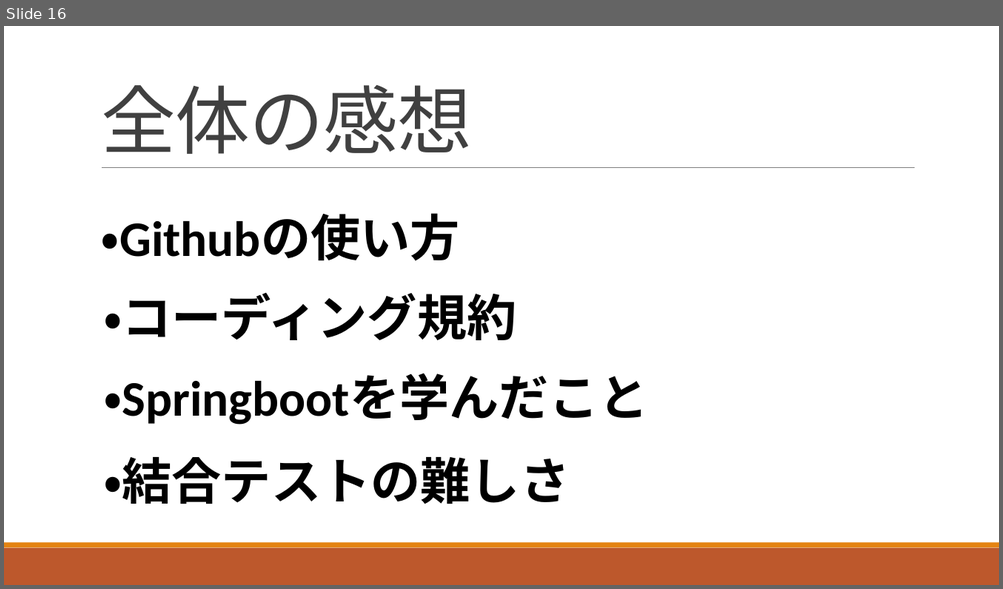
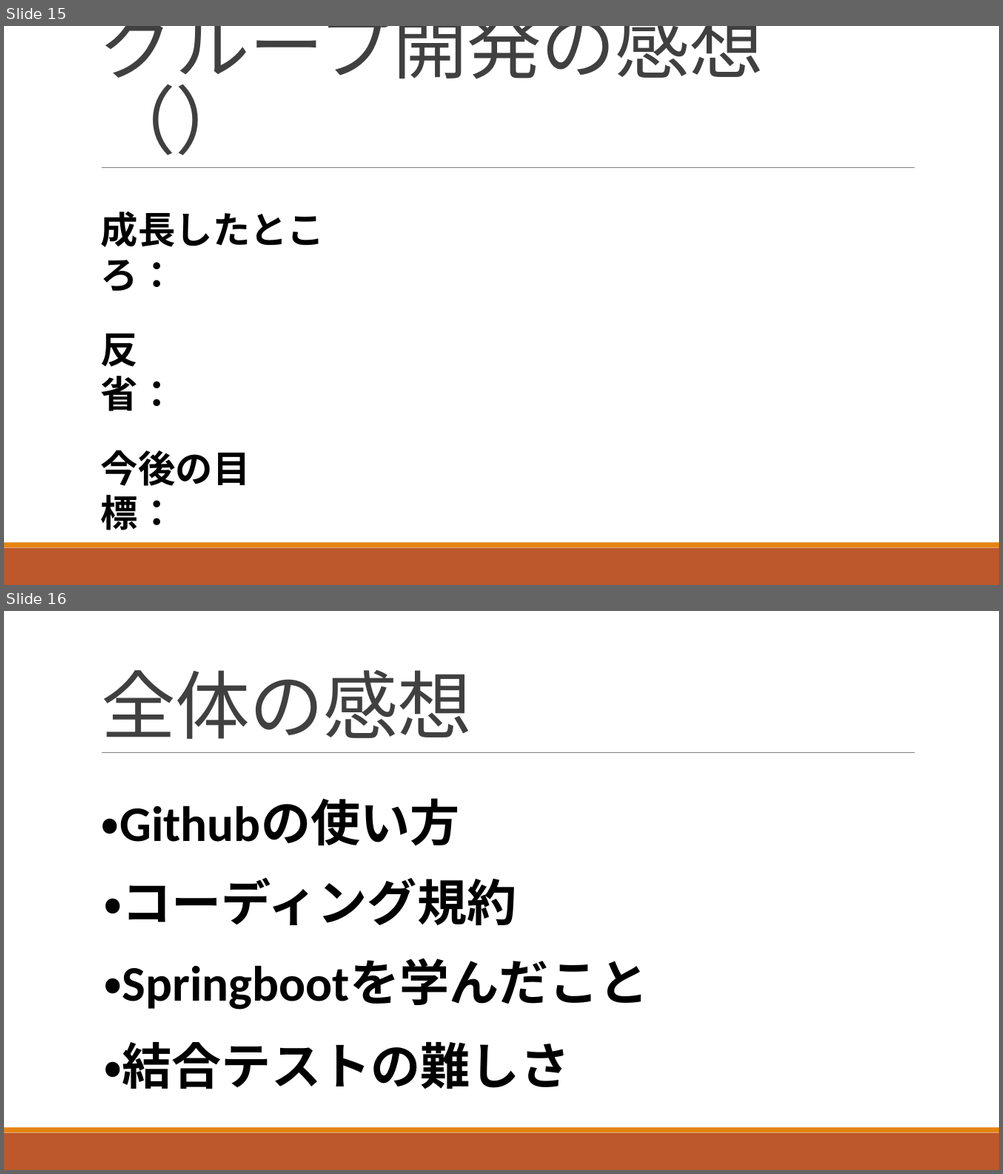
Before and after one commit to ShunjiYamamoto/groupA, a slide deck: 9.発表資料/グループ開発_Aグループ発表資料.pptx. Shown one above the other, each under a label of ours: slide 16 before the commit, slides 15 and 16 after it. The pictures are 1003x589 and 1003x1174 pixels, drawn with LibreOffice and Linux fonts; fonts in the diff are those of the drawing. Boxes give left, top, right and bottom in pixels: in the first picture for what was removed or moved away, otherwise in the second. Text is boxed around its words. In the diff, an @@ line names an element or a change of style, - is before the commit and + after.

```diff
--- a/9.発表資料/グループ開発_Aグループ発表資料.pptx
+++ b/9.発表資料/グループ開発_Aグループ発表資料.pptx
@@ slide 15 added at <box>4,26,999,585</box>, background #FFFFFF; not listed: 3 template elements that a slide beside it also shows @@
@@ title added at <box>101,26,763,91</box>, 72 pt, text #404040 @@
+グループ開発の感想（）
@@ text added at <box>101,212,324,291</box>, 36 pt, text #000000, bold @@
+成長したところ：
@@ text added at <box>101,333,176,412</box>, 36 pt, text #000000, bold @@
+反省：
@@ text added at <box>101,451,250,531</box>, 36 pt, text #000000, bold @@
+今後の目標：
```
Also in this commit, not shown: 5 slides changed, 1 slide removed.
